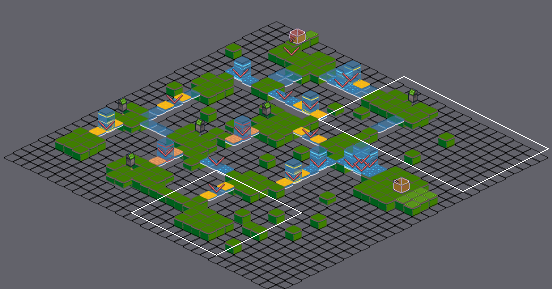
Tiled map (JSON): src/map/floor1-tut-vr3-west.json. The first picture is a wide view before the edit; the outline marks the close-up.
Close-up. Before:
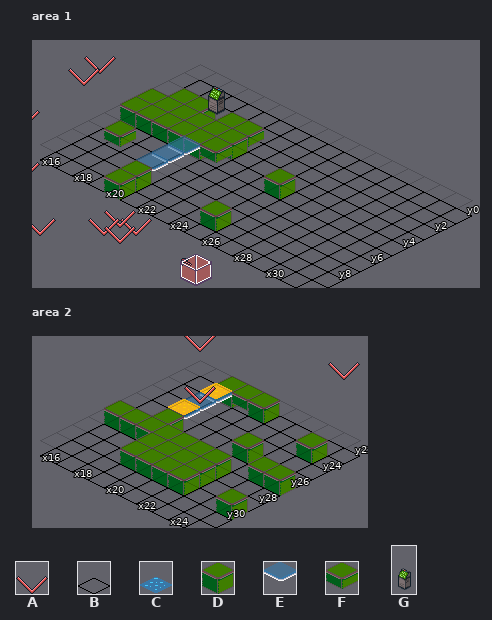
Cells are 32x16 px. Isometric: x runs down to the right, y down to the left. Shown: area 1 x 15..31, y 0..9; area 2 x 15..24, y 22..31. The commit also changed other parts of the map, which this record leaves out. Tiles whose own drawing changed are shown in their newer look in all pictures. Layer "Tiles" is drawn 0,16 px off the grid.
Key: from "control": A 1; from "floors": B 0, C 17, D 56, E 59, F 60; from "props": G 27.
_ is an empty cell.
Objects are placed by the point they stand on, in cells (3,4 is the top-left corner of cell 3,4); size is 1x1 cell unless given.
Layers that did not change in this view are not listed.
Layer "Tiles" before, area 1, first column x 15:
 0 BBBBBBBBBBBBBBBBB
 1 BBBBBBBBBBBBBBBBB
 2 BDDCDFBBBBBBBBBBB
 3 DDDDDDBBBBBBBBBBB
 4 DDDDDFBBBDBBBBBBB
 5 BBBBEBBBBBBBBBBBB
 6 BFBBEBBBBBBBBBBBB
 7 BBBBEBBBBBBBBBBBB
 8 BBBBDBBBBDBBBBBBB
 9 BBBBDBBBBBBBBBBBB
Objects on layer "Objects" before, area 2:
A "TagMarkerYellow" at 17.8,24.8 size 1x2
After the commit:
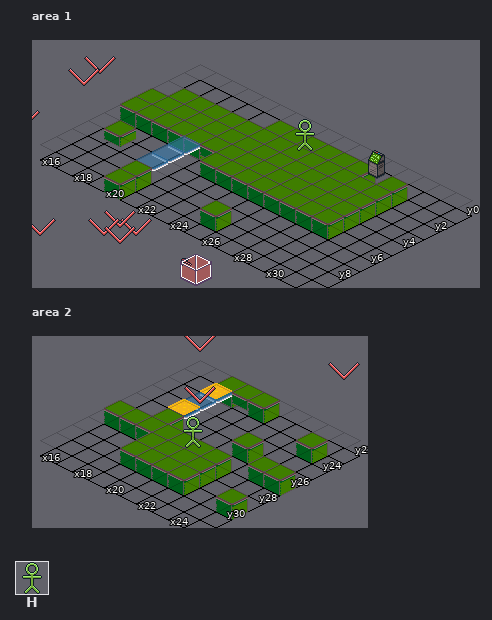
Further tiles: from "control": H 0.
From old to new:
Layer "Tiles", area 1:
y 1: x 21..28 BBBBBBBB -> DDDDDDCD
y 2: x 18 C -> D; x 21..28 BBBBBBBB -> DDDDDDDD
y 3: x 21..28 BBBBBBBB -> DDDDDDDD
y 4: x 21..23 BBB -> DDD; x 25..28 BBBB -> DDDD
y 5: x 21..28 BBBBBBBB -> DDDDDDDD
Layer "Tiles2", area 1:
y 1: x 27 _ -> G
y 2: x 18 G -> _
Layer "Objects", area 1:
added: H "TutRobotRoamer1" at 23.7,2.2 size 1x2
Layer "Objects", area 2:
added: H "TutRobotRoamer1" at 20.3,27.7 size 1x2
Where, in picture pixels (left, top, right, bottom), the same in both close-ups:
changed: (200, 86, 408, 239)
added: (183, 416, 203, 448)
